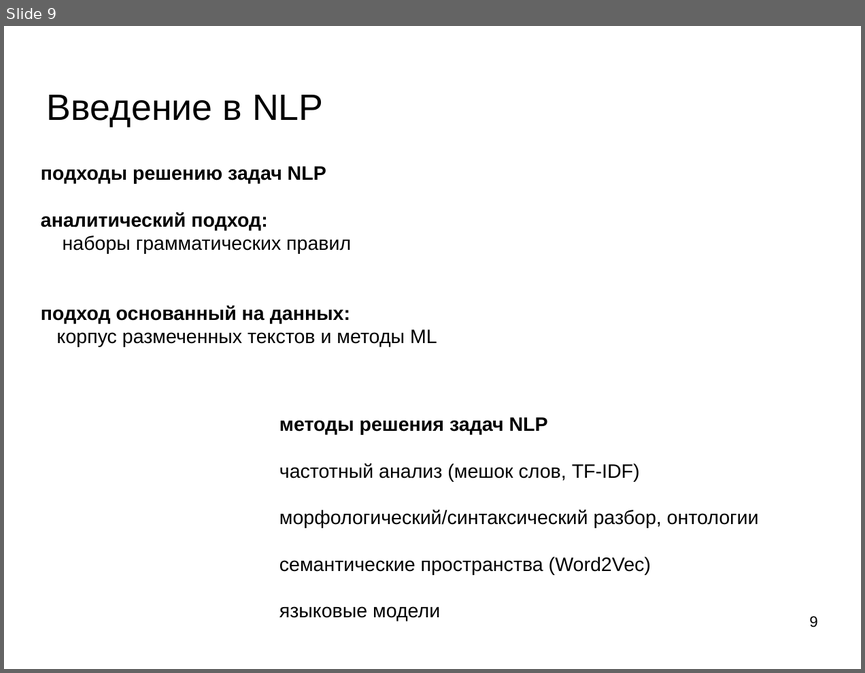
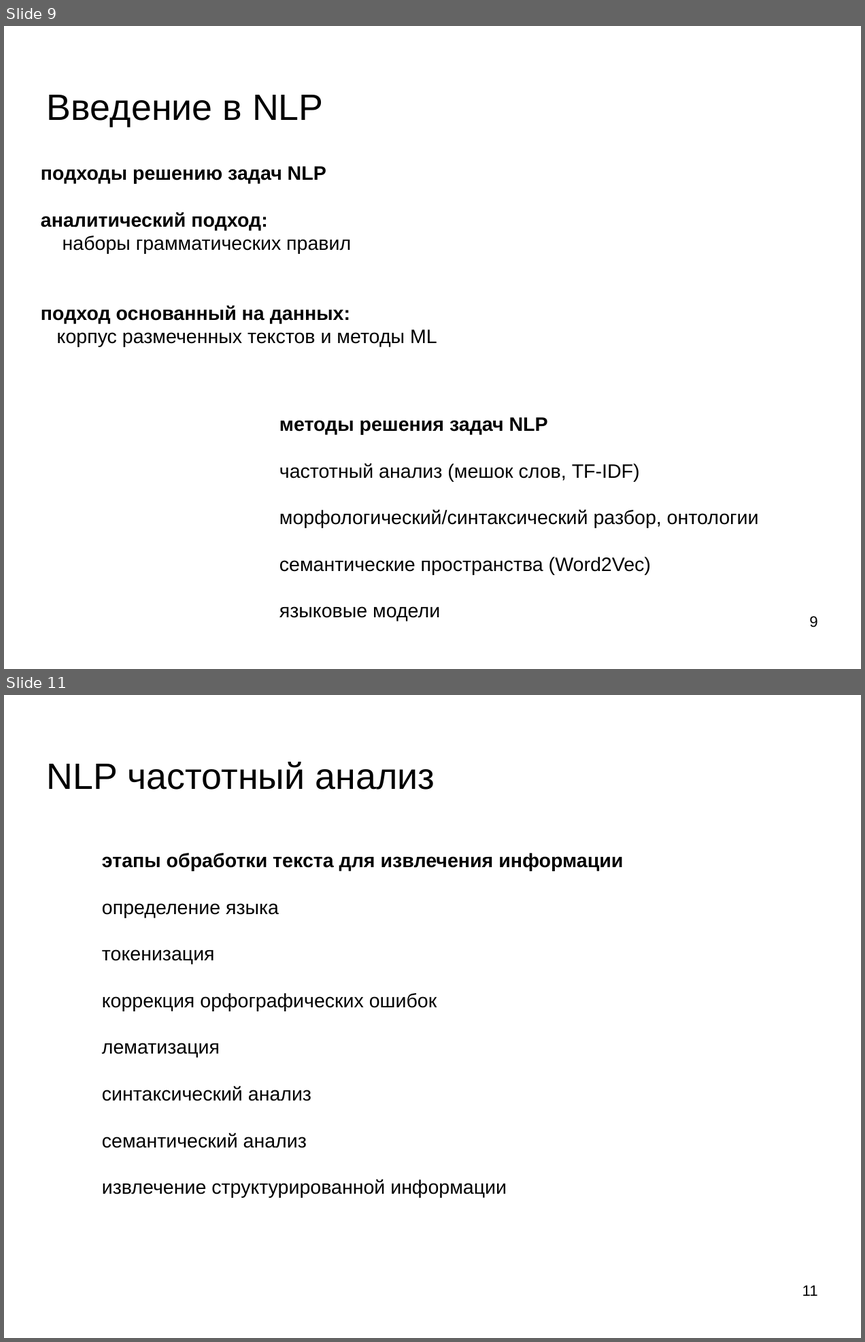
Before and after one commit to mechanoid5/ml_nlp_2022, a slide deck: 01-intro.odp. Shown one above the other, each under a label of ours: slide 9 before the commit, slides 9 and 11 after it; the slides between them are not shown. The pictures are 865x673 and 865x1342 pixels, drawn with LibreOffice and Linux fonts; fonts in the diff are those of the drawing; background and template pictures are left out. Boxes give left, top, right and bottom in pixels: in the first picture for what was removed or moved away, otherwise in the second. Text is boxed around its words. In the diff, an @@ line names an element or a change of style, - is before the commit and + after.

```diff
--- a/01-intro.odp
+++ b/01-intro.odp
@@ slide 11 added at [4,695,861,1338], background picture (left out) @@
@@ title added at [47,762,434,790], 33.9 pt, text #000000 @@
+NLP частотный анализ
@@ text added at [102,853,623,1198], 18 pt, text #000000 @@
+этапы обработки текста для извлечения информации
+определение языка
+токенизация
+коррекция орфографических ошибок
+лематизация
+синтаксический анализ
+семантический анализ
+извлечение структурированной информации
@@ page number added at [802,1285,818,1295], 14 pt, text #000000 @@
+11
```
Also in this commit, not shown: 1 slide changed, 2 other slides added, 6 other files.
